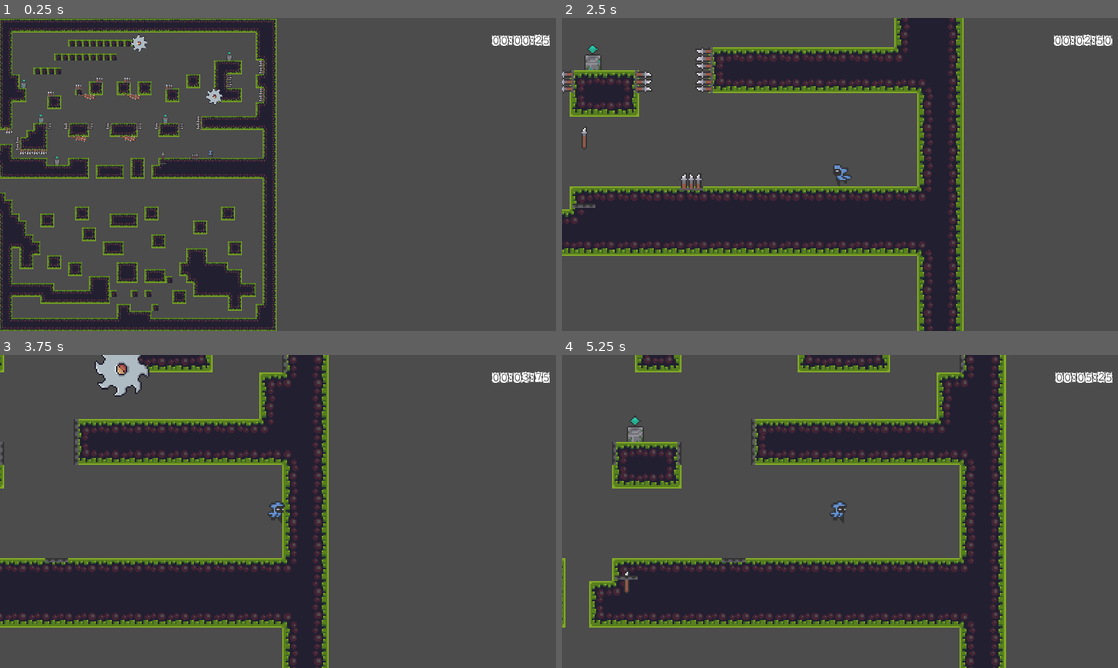
Above: before the commit, frames 1-4 (two rows, left to right).
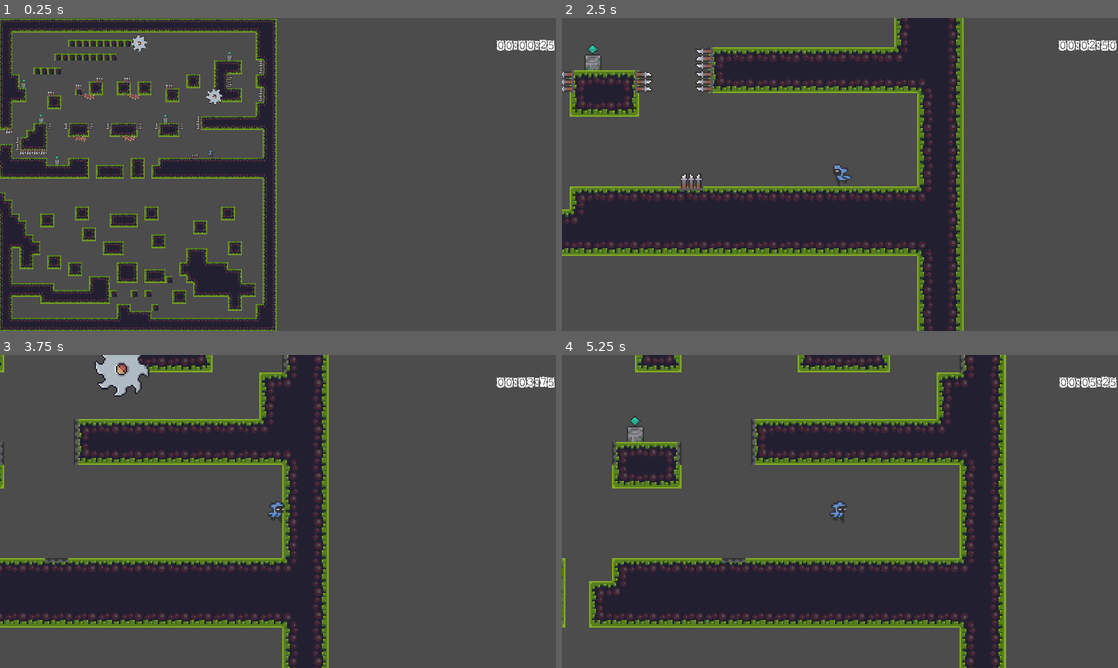
Above: after the commit, the same moments.

Repository: Mike149x/2DGameDraft
Game: Godot game, scene res://Scenes/Level1.tscn
Two runs of this game, one before a commit and one after it. Both use one fixed random seed, a clock stepped at 60 frames per second and the inputs below.
Inputs:
- Up to frame 1 (0.25 s): no input
- Up to frame 2 (2.5 s): hold D (right) 0.53-2.03 s; tap Z (zoom) at 0.6, 1.35, 2.1 s; tap Space (jump) at 0.77, 1.52 s; hold A (left) from 2.03 s (still down)
- Up to frame 3 (3.75 s): release A (left) at 2.78 s; hold D (right) from 2.78 s (still down); tap Z (zoom) at 2.85, 3.6 s; tap Space (jump) at 3.02 s
- Up to frame 4 (5.25 s): tap Space (jump) at 3.77, 4.52 s; release D (right) at 4.28 s; hold A (left) 4.28-5.03 s; tap Z (zoom) at 4.35, 5.1 s; hold D (right) from 5.03 s (still down)

The runs differ from the first frame. In frame 1, 0.4% of the frame differs, in the area x 28-100%, y 5-47%; in frame 2, 0.5%, in the area x 1-100%, y 5-61%; in frame 3, 0.4%; in frame 4, 0.5%.

Commit message:
minor

Diff:
--- a/2DGameDraft/Scenes/Level1.tscn
+++ b/2DGameDraft/Scenes/Level1.tscn
@@ -12,7 +12,6 @@
 [ext_resource path="res://Scenes/SpinningBlade.gd" type="Script" id=10]
 [ext_resource path="res://Sprites/On (38x38).png" type="Texture" id=11]
 [ext_resource path="res://OtherAssets/papercut.ttf" type="DynamicFontData" id=12]
-[ext_resource path="res://Scenes/SpikeSpitter.tscn" type="PackedScene" id=13]
 
 [sub_resource type="DynamicFont" id=29]
 size = 35
@@ -283,8 +282,10 @@
 [node name="Control" type="Control" parent="CanvasLayer"]
 anchor_right = 1.0
 anchor_bottom = 1.0
-margin_top = 2.0
-margin_bottom = 2.0
+margin_left = 10.0
+margin_top = 14.0
+margin_right = 10.0
+margin_bottom = 14.0
 
 [node name="Label" type="Label" parent="CanvasLayer/Control"]
 margin_left = 1108.0
@@ -503,7 +504,3 @@
 
 [node name="DeathZone" parent="." instance=ExtResource( 9 )]
 position = Vector2( -638, 596 )
-
-[node name="SpikeSpitter" parent="." instance=ExtResource( 13 )]
-position = Vector2( 378, 287 )
-rotation = 1.57079
Not shown: 1 places in 2DGameDraft/Scenes/Level1.tscn that only renumber resources
